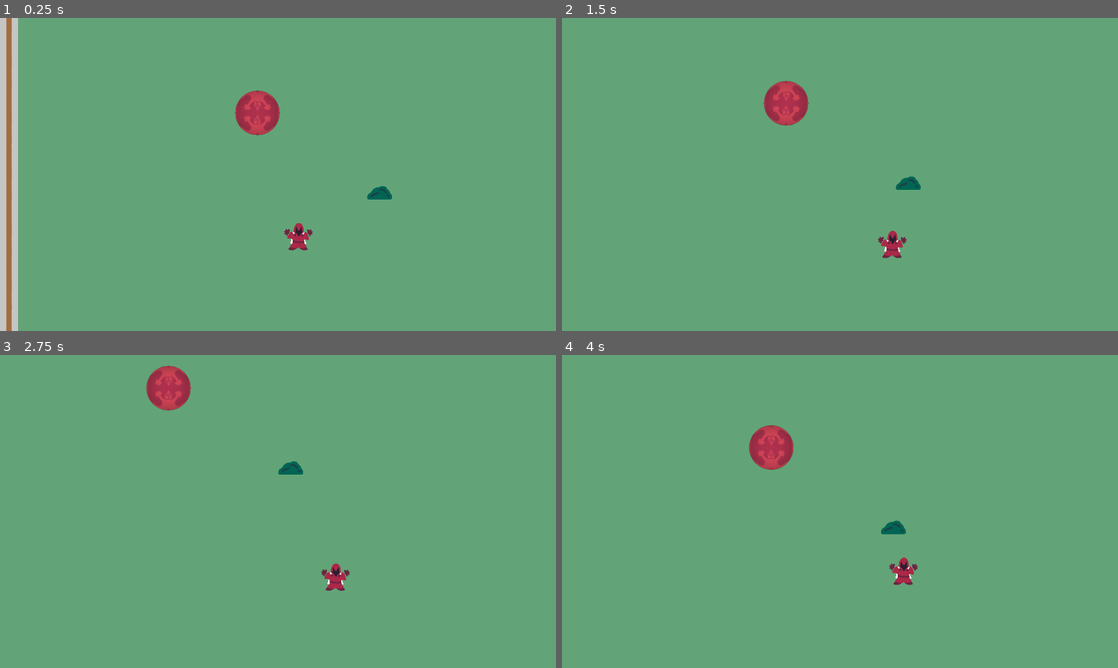
Above: before the commit, frames 1-4 (two rows, left to right).
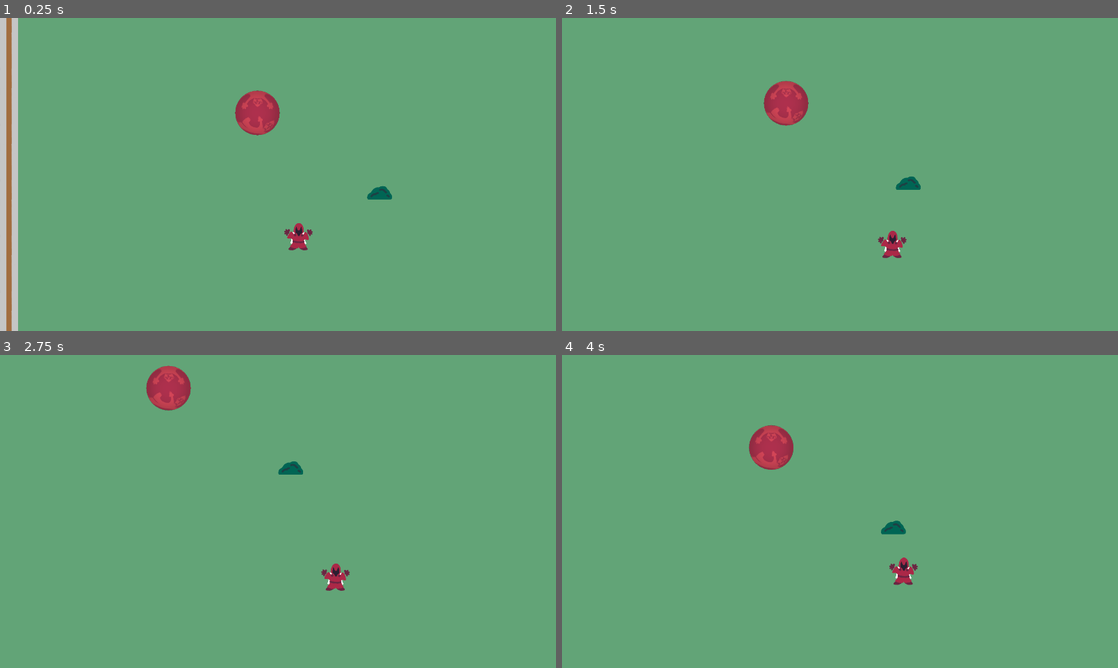
Above: after the commit, the same moments.

Repository: Hangover-Sunshine/KATAMARI-MEATBALL
Game: Godot game, scene res://scenes/Menus/ArtTest3.tscn
Two runs of this game, one before a commit and one after it. Both use one fixed random seed, a clock stepped at 60 frames per second and the inputs below. This scene is started directly instead of the project's main scene.
Inputs (mouse positions are in pixels of both pictures, inside the frame that each line leads up to):
- Up to frame 1 (0.25 s): no input
- Up to frame 2 (1.5 s): tap Enter at 0.5 s; move the mouse to (962, 158) at 0.52 s; hold D (WalkRight) 0.53-1.28 s; click (962, 158) at 0.67 s; move the mouse to (728, 190) at 1.27 s; hold S (WalkDown) from 1.28 s (still down)
- Up to frame 3 (2.75 s): move the mouse to (333, 442) at 2.02 s; release S (WalkDown) at 2.03 s; hold D (WalkRight) from 2.03 s (still down)
- Up to frame 4 (4 s): move the mouse to (812, 574) at 2.77 s; release D (WalkRight) at 2.78 s; hold W (WalkUp) 2.78-3.53 s; click (812, 574) at 2.92 s; move the mouse to (1006, 558) at 3.52 s; hold A (WalkLeft) from 3.53 s (still down)

The runs differ from the first frame. In frame 1, 0.2% of the frame differs, in the area x 42-51%, y 24-38%; in frame 2, 0.2%; in frame 3, 0.2%; in frame 4, 0.2%, in the area x 33-42%, y 23-37%.

Commit message:
Better Meatball

Diff:
--- a/prefabs/environment/plants/wheat.tscn
+++ b/prefabs/environment/plants/wheat.tscn
@@ -1,22 +1,35 @@
-[gd_scene load_steps=7 format=3 uid="uid://c4amcxhq83aq0"]
+[gd_scene load_steps=8 format=3 uid="uid://c4amcxhq83aq0"]
 
+[ext_resource type="Script" path="res://scripts/environment/DestrucibleBuilding.gd" id="1_7q17b"]
 [ext_resource type="Texture2D" uid="uid://cfobmgy635c8a" path="res://assets/props/plant/Prop_Wheat.png" id="1_fa7yq"]
 
-[sub_resource type="Animation" id="Animation_wk5xu"]
-resource_name = "Wind"
-length = 3.0
-loop_mode = 1
+[sub_resource type="Animation" id="Animation_rton8"]
+resource_name = "Destroy"
+length = 0.25
+step = 0.01
 tracks/0/type = "value"
 tracks/0/imported = false
 tracks/0/enabled = true
-tracks/0/path = NodePath("Wheat:skew")
-tracks/0/interp = 2
+tracks/0/path = NodePath("Wheat:scale")
+tracks/0/interp = 1
 tracks/0/loop_wrap = true
 tracks/0/keys = {
-"times": PackedFloat32Array(0, 1.5, 3),
-"transitions": PackedFloat32Array(1, 1, 1),
+"times": PackedFloat32Array(0, 0.05, 0.2, 0.25),
+"transitions": PackedFloat32Array(1, 1, 1, 1),
 "update": 0,
-"values": [0.0, 0.0436332, 0.0]
+"values": [Vector2(1, 1), Vector2(1, 1.25), Vector2(1, 1e-05), Vector2(1, 1)]
+}
+tracks/1/type = "value"
+tracks/1/imported = false
+tracks/1/enabled = true
+tracks/1/path = NodePath("Wheat:frame")
+tracks/1/interp = 1
+tracks/1/loop_wrap = true
+tracks/1/keys = {
+"times": PackedFloat32Array(0, 0.2),
+"transitions": PackedFloat32Array(1, 1),
+"update": 1,
+"values": [0, 1]
 }
 
 [sub_resource type="Animation" id="Animation_0dj3d"]
@@ -58,33 +71,21 @@
 "values": [Vector2(1, 1)]
 }
 
-[sub_resource type="Animation" id="Animation_rton8"]
-resource_name = "Destroy"
-length = 0.25
-step = 0.01
+[sub_resource type="Animation" id="Animation_wk5xu"]
+resource_name = "Wind"
+length = 3.0
+loop_mode = 1
 tracks/0/type = "value"
 tracks/0/imported = false
 tracks/0/enabled = true
-tracks/0/path = NodePath("Wheat:scale")
-tracks/0/interp = 1
+tracks/0/path = NodePath("Wheat:skew")
+tracks/0/interp = 2
 tracks/0/loop_wrap = true
 tracks/0/keys = {
-"times": PackedFloat32Array(0, 0.05, 0.2, 0.25),
-"transitions": PackedFloat32Array(1, 1, 1, 1),
+"times": PackedFloat32Array(0, 1.5, 3),
+"transitions": PackedFloat32Array(1, 1, 1),
 "update": 0,
-"values": [Vector2(1, 1), Vector2(1, 1.25), Vector2(1, 1e-05), Vector2(1, 1)]
-}
-tracks/1/type = "value"
-tracks/1/imported = false
-tracks/1/enabled = true
-tracks/1/path = NodePath("Wheat:frame")
-tracks/1/interp = 1
-tracks/1/loop_wrap = true
-tracks/1/keys = {
-"times": PackedFloat32Array(0, 0.2),
-"transitions": PackedFloat32Array(1, 1),
-"update": 1,
-"values": [0, 1]
+"values": [0.0, 0.0436332, 0.0]
 }
 
 [sub_resource type="AnimationLibrary" id="AnimationLibrary_fygi6"]
@@ -97,7 +98,8 @@
 [sub_resource type="RectangleShape2D" id="RectangleShape2D_xusun"]
 size = Vector2(20, 19.7917)
 
-[node name="Wheat2" type="StaticBody2D"]
+[node name="Wheat" type="StaticBody2D"]
+script = ExtResource("1_7q17b")
 
 [node name="Wheat" type="Node2D" parent="."]
 
--- /dev/null
+++ b/scenes/Menus/ArtTest4.tscn
@@ -0,0 +1,3 @@
+[gd_scene format=3 uid="uid://cjsg75gtquuq4"]
+
+[node name="ArtTest4" type="Node3D"]
Not shown, added: assets/props/Ball.obj
Not shown, added: assets/props/Ball.obj.import
Binary file changed: assets/textures/Meatball_Pattern_1024.png
Binary file changed: assets/textures/Meatball_Pattern_256.png
Binary file changed: assets/textures/Meatball_Pattern_512.png
